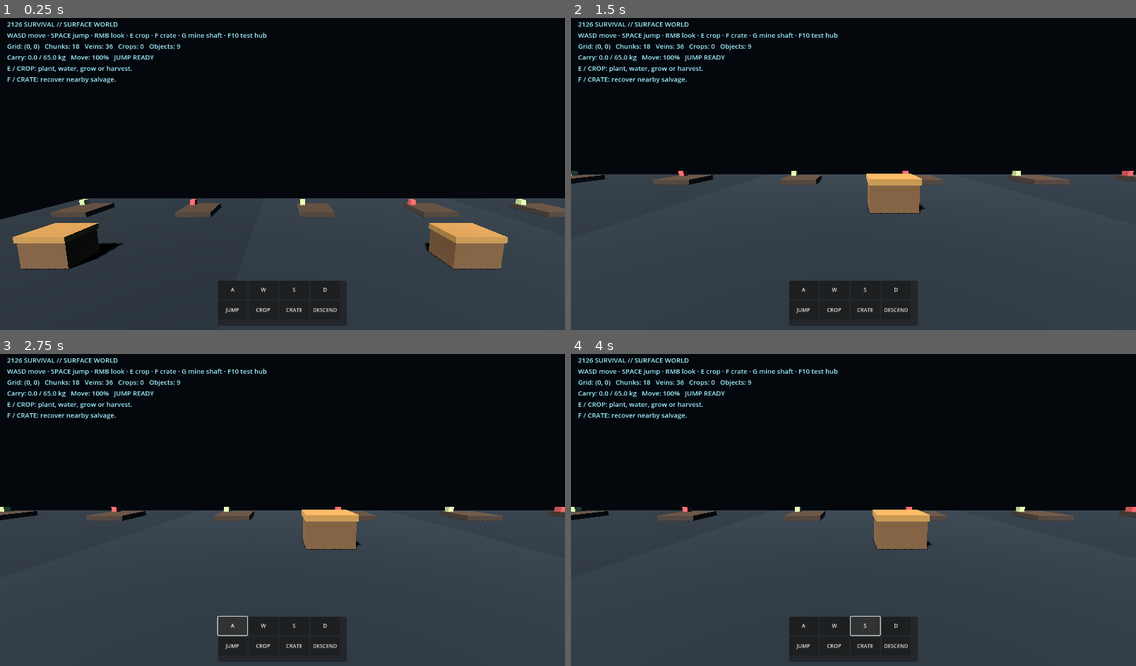
Above: before the commit, frames 1-4 (two rows, left to right).
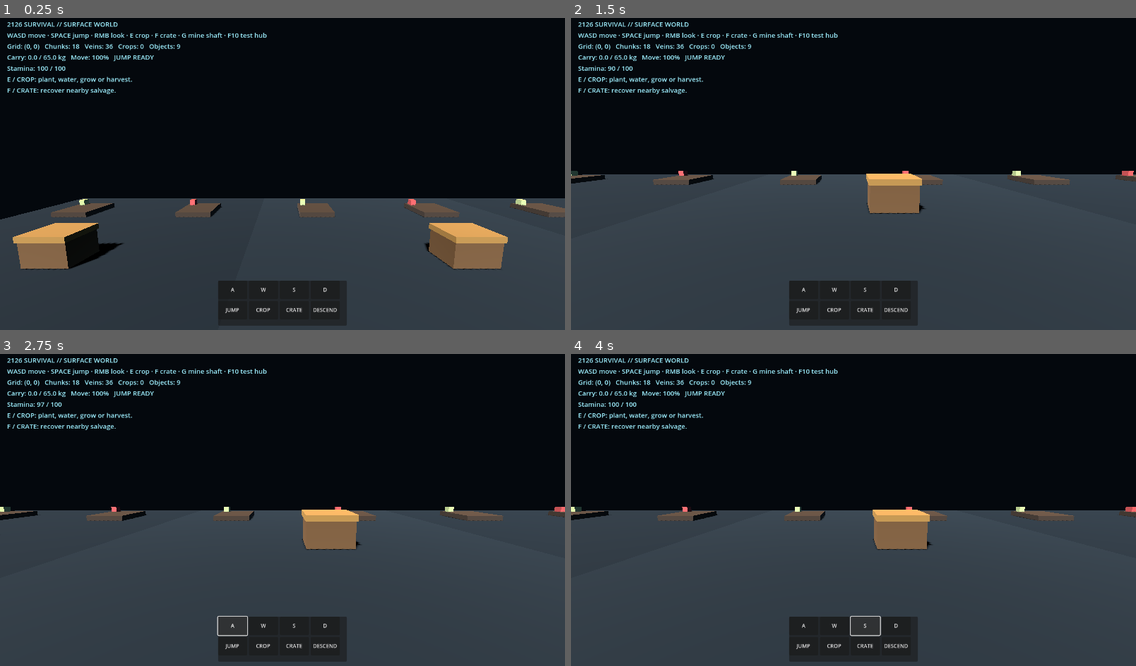
Above: after the commit, the same moments.

Repository: qaqp980520-prog/2126-Survival
Game: Godot game, scene res://world/SurfaceWorld.tscn
Two runs of this game, one before a commit and one after it. Both use one fixed random seed, a clock stepped at 60 frames per second and the inputs below.
Inputs (mouse positions are in pixels of both pictures, inside the frame that each line leads up to):
- Up to frame 1 (0.25 s): no input
- Up to frame 2 (1.5 s): tap Enter at 0.5 s; move the mouse to (977, 155) at 0.52 s; hold D 0.53-1.25 s; tap Q at 0.6 s; click (977, 155) at 0.67 s; tap Space at 0.77 s; drag from (740, 186) to (825, 236) at 1.27 s
- Up to frame 3 (2.75 s): click "A" at 2 s
- Up to frame 4 (4 s): click "W" at 2.75 s; click "S" at 3.5 s

The runs differ from the first frame. In frame 1, 0.6% of the frame differs, in the area x 1-24%, y 15-25%; in frame 2, 0.6%; in frame 3, 0.6%; in frame 4, 0.6%.

Commit message:
Run 55: integrate weight-aware stamina into production SurfaceWorld

Diff:
--- a/world/SurfaceWorld.gd
+++ b/world/SurfaceWorld.gd
@@ -4,6 +4,7 @@
 const MineralCatalogScript = preload("res://systems/MineralCatalog.gd")
 const UndergroundMineFactoryScript = preload("res://systems/UndergroundMineFactory.gd")
 const UndergroundMineDirectorScript = preload("res://systems/UndergroundMineDirector.gd")
+const StaminaScript = preload("res://systems/SurvivalStamina.gd")
 const MINE_CHUNK_ID: String = "underground/mine_0_0"
 const MINE_ENTRY_SURFACE: Vector3 = Vector3(1.5, 0.0, 7.5)
 const MINE_ENTRY_SURFACE_RETURN: Vector3 = Vector3(1.5, 2.0, 7.5)
@@ -12,6 +13,7 @@
 const MINE_INTERACTION_RANGE: float = 3.5
 const BASE_MOVE_SPEED: float = 5.0
 const BASE_JUMP_SPEED: float = 7.0
+var stamina: RefCounted = StaminaScript.new()
 var camera: Camera3D
 var hud: Label
 var touch_buttons: Dictionary = {}
@@ -93,7 +95,7 @@
 	hud = Label.new()
 	hud.name = "WorldStatus"
 	hud.position = Vector2(16.0, 14.0)
-	hud.size = Vector2(900.0, 128.0)
+	hud.size = Vector2(900.0, 160.0)
 	hud.add_theme_color_override("font_color", Color(0.62, 0.94, 1.0))
 	hud.add_theme_font_size_override("font_size", 15)
 	layer.add_child(hud)
@@ -167,12 +169,19 @@
 func get_player_movement_profile() -> Dictionary:
 	var summary: Dictionary = inventory_bridge.call("get_summary") if inventory_bridge != null and inventory_bridge.has_method("get_summary") else {}
 	var multiplier: float = clampf(float(summary.get("movement_multiplier", 1.0)), 0.0, 1.0)
+	var stamina_value: float = float(stamina.get("current_stamina")) if stamina != null else 100.0
+	var stamina_can_jump: bool = bool(stamina.call("can_jump")) if stamina != null else true
+	var inventory_can_jump: bool = bool(summary.get("can_jump", true))
 	return {
 		"weight_kg": float(summary.get("weight_kg", 0.0)),
 		"limit_kg": float(summary.get("limit_kg", 65.0)),
 		"movement_multiplier": multiplier,
 		"move_speed": BASE_MOVE_SPEED * multiplier,
-		"can_jump": bool(summary.get("can_jump", true))
+		"stamina": stamina_value,
+		"stamina_max": float(stamina.get("MAX_STAMINA")) if stamina != null else 100.0,
+		"inventory_can_jump": inventory_can_jump,
+		"stamina_can_jump": stamina_can_jump,
+		"can_jump": inventory_can_jump and stamina_can_jump
 	}
 
 func get_effective_move_speed() -> float:
@@ -184,8 +193,17 @@
 func _try_start_jump() -> bool:
 	if player == null or not player.is_on_floor() or not can_player_jump_now():
 		return false
+	if stamina == null or not bool(stamina.call("spend_jump")):
+		return false
 	player.velocity.y = BASE_JUMP_SPEED
+	_refresh_hud()
 	return true
+
+func _tick_stamina(delta: float, moving: bool) -> void:
+	if stamina == null:
+		return
+	var profile: Dictionary = get_player_movement_profile()
+	stamina.call("tick", delta, moving, float(profile.get("movement_multiplier", 1.0)))
 
 func _physics_process(delta: float) -> void:
 	if player == null or camera == null:
@@ -209,6 +227,7 @@
 	right = right.normalized()
 	var movement := (right * move_input.x + forward * move_input.y).normalized()
 	var movement_profile: Dictionary = get_player_movement_profile()
+	_tick_stamina(delta, movement.length_squared() > 0.0001)
 	var move_speed: float = float(movement_profile.get("move_speed", BASE_MOVE_SPEED))
 	player.velocity.x = movement.x * move_speed
 	player.velocity.z = movement.z * move_speed
@@ -477,6 +496,7 @@
 	if payload.is_empty():
 		return {}
 	payload["location_layer"] = "underground" if _is_underground else "surface"
+	payload["stamina"] = stamina.call("to_save_dict") if stamina != null else {"schema_version": 1, "current": 100.0}
 	payload["surface_return_position"] = [
 		_surface_return_position.x,
 		_surface_return_position.y,
@@ -485,6 +505,13 @@
 	return payload
 
 func restore_stream_state(payload: Dictionary, now_unix: int = -1) -> bool:
+	var has_stamina: bool = payload.has("stamina")
+	var stamina_value: Variant = payload.get("stamina", null)
+	if has_stamina:
+		var stamina_probe: RefCounted = StaminaScript.new()
+		if not (stamina_value is Dictionary) or not bool(stamina_probe.call("validate_save_dict", stamina_value)):
+			_set_restore_report(false, "stamina_validation", "Stamina save payload is invalid; no world state was changed.", true)
+			return false
 	var layer_value: Variant = payload.get("location_layer", "surface")
 	if not (layer_value is String) or not ["surface", "underground"].has(str(layer_value)):
 		return false
@@ -518,6 +545,12 @@
 		if not mine_director.sync_to_world_position(rollback_target, now):
 			push_error("Underground mine window rollback failed after world-session restore rejection.")
 		return false
+	if has_stamina:
+		if not bool(stamina.call("load_save_dict", stamina_value)):
+			_set_restore_report(false, "stamina_restore", "Validated stamina payload could not be applied.", false)
+			return false
+	else:
+		stamina.call("reset")
 	_is_underground = target_underground
 	_surface_return_position = next_return_position
 	_last_mine_grid = mine_director.get_grid_coordinate(player.global_position if target_underground else MINE_ENTRY_UNDERGROUND)
@@ -538,7 +571,13 @@
 	var weight := float(movement_profile.get("weight_kg", 0.0))
 	var limit := float(movement_profile.get("limit_kg", 65.0))
 	var movement_percent: int = roundi(float(movement_profile.get("movement_multiplier", 1.0)) * 100.0)
-	var jump_status: String = "JUMP READY" if bool(movement_profile.get("can_jump", true)) else "JUMP LOCKED (>90 kg)"
+	var jump_status: String = "JUMP READY"
+	if not bool(movement_profile.get("inventory_can_jump", true)):
+		jump_status = "JUMP LOCKED (>90 kg)"
+	elif not bool(movement_profile.get("stamina_can_jump", true)):
+		jump_status = "JUMP LOCKED (LOW STAMINA)"
+	var stamina_value: float = float(movement_profile.get("stamina", 100.0))
+	var stamina_max: float = float(movement_profile.get("stamina_max", 100.0))
 	var layer_name: String = "UNDERGROUND MINE" if _is_underground else "SURFACE WORLD"
 	if touch_buttons.has("crate"):
 		(touch_buttons["crate"] as Button).text = "MINE" if _is_underground else "CRATE"
@@ -547,8 +586,8 @@
 	if touch_buttons.has("crop"):
 		(touch_buttons["crop"] as Button).disabled = _is_underground
 	var action_help: String = "F mine · G shaft" if _is_underground else "E crop · F crate · G mine shaft"
-	hud.text = "2126 SURVIVAL // %s\nWASD move · SPACE jump · RMB look · %s · F10 test hub\nGrid: %s   Chunks: %d   Veins: %d   Crops: %d   Objects: %d\nCarry: %.1f / %.1f kg   Move: %d%%   %s\n%s\n%s" % [
+	hud.text = "2126 SURVIVAL // %s\nWASD move · SPACE jump · RMB look · %s · F10 test hub\nGrid: %s   Chunks: %d   Veins: %d   Crops: %d   Objects: %d\nCarry: %.1f / %.1f kg   Move: %d%%   %s\nStamina: %.0f / %.0f\n%s\n%s" % [
 		layer_name, action_help, grid_text, active_count, int(status.get("saved_vein_count", 0)),
 		int(status.get("saved_crop_count", 0)), int(status.get("saved_world_object_count", 0)),
-		weight, limit, movement_percent, jump_status, _crop_action_message, _world_object_action_message
+		weight, limit, movement_percent, jump_status, stamina_value, stamina_max, _crop_action_message, _world_object_action_message
 	]
